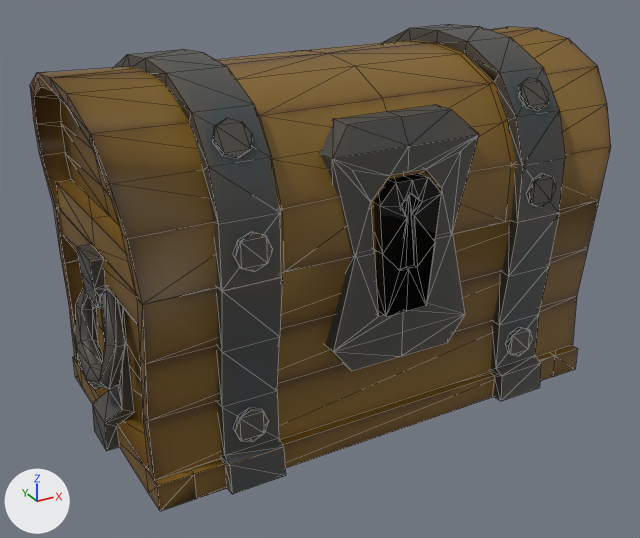
Two versions of the glTF model BaseFramework 3D/Asset/Blender/TreasureChest/TreasureBox.gltf, one commit apart.
The view is the same before and after, from a camera (50 mm lens) standing at (-1.61, -2.86, 1.92) and looking at (-0.07, -0.06, 0.52). Lighting does not change. The marker at lower left points along +X, +Y and +Z. The picture after the commit comes second. Mesh edges are drawn as thin lines. Where no turn or scale is listed for an object, it has been applied to the vertices. Vertices at exactly the same position are counted once.

Before the edit, the objects in view are built like this:
```python
me_cube_130 = bpy.data.meshes.new('Cube.130')
me_cube_130.from_pydata(...)  # 495 vertices, 826 faces; spans x -1.01..1.01, y -0.56..0.56, z 0.0..0.78
me_cube_130.materials.append(mat_material_001)  # picture img_treasure_chest_basecolor
me_cylinder_166 = bpy.data.meshes.new('Cylinder.166')
me_cylinder_166.from_pydata(...)  # 532 vertices, 900 faces; spans x -1.01..1.01, y -0.6..0.55, z 0.53..1.39
me_cylinder_166.materials.append(mat_material_001)  # picture img_treasure_chest_basecolor
ob_treasure_chest_bottom_model = bpy.data.objects.new('Treasure_Chest_Bottom_Model', me_cube_130)
ob_treasure_chest_bottom_model.location = (0.0, 0.0, 0.0)
ob_treasure_chest_top_model = bpy.data.objects.new('Treasure_Chest_Top_Model', me_cylinder_166)
ob_treasure_chest_top_model.location = (0.0, 0.0, 0.0)
ob_treasure_chest_top_model.rotation_euler = (0.0, 0.0, -3.122)  # degrees (0, 0, -179)
```
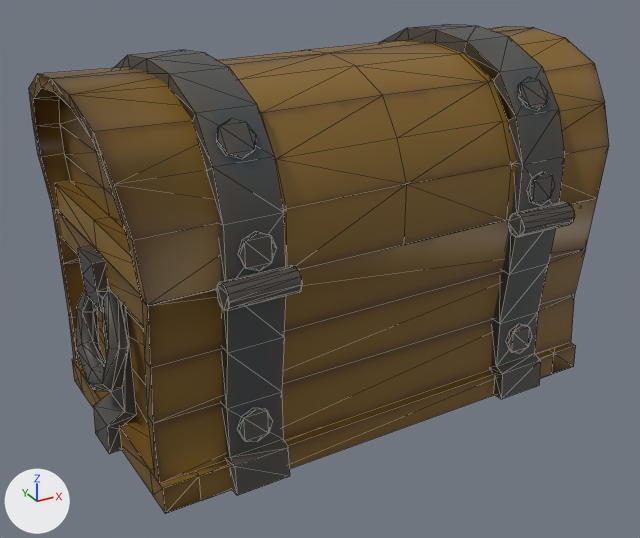
Where the newer file only moved an object's origin or applied its transform, the numbers keep the older frame.

Location of each change, [x1, y1, x2, y2] in pixels of the pictures (640 x 538 px):
```json
{"object": "Treasure_Chest_Top_Model", "change": "turned", "before": [30, 24, 611, 317], "after": [29, 24, 609, 311]}
{"object": "Treasure_Chest_Bottom_Model", "change": "turned", "before": [53, 201, 599, 511], "after": [52, 199, 597, 514]}
```

The change, as JSON lines over the scene's bpy script:
```json
{"block": "me_cube_130", "where": "# used by ob_treasure_chest_bottom_model"}
{"op": "remove", "block": "me_cube_130", "code": "me_cube_130.from_pydata(...)  # 495 vertices, 826 faces; spans x -1.01..1.01, y -0.56..0.56, z 0.0..0.78"}
{"op": "add", "block": "me_cube_130", "code": "me_cube_130.from_pydata(...)  # 495 vertices, 826 faces; spans x -1.01..1.01, y -0.57..0.57, z 0.0..0.78"}
{"block": "me_cube_130", "change": "me_cube_130 part 1: the whole mesh is turned -178.8 degrees about the z axis through its middle"}
{"op": "set", "path": "ob_treasure_chest_top_model.rotation_euler", "old": "(0.0, 0.0, -3.122)", "new": "(0.0, 0.0, 0.0374)", "note": "degrees (0, 0, -179) -> degrees (0, 0, 2.1)"}
```
